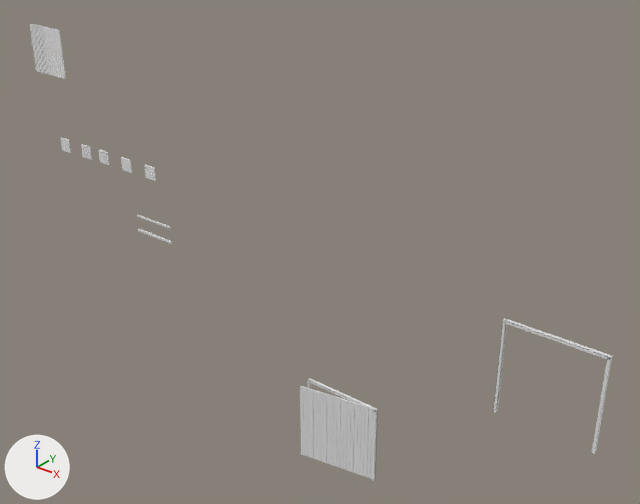
The Blender file generator/Rozwierana/rozwierana3.blend, before and after one commit.
The view is the same before and after, from a 50 mm lens placed at (11.46, -15.22, 15.51), pointed at (-1.49, 0.96, 5.47). The axes (+X, +Y, +Z) are drawn at lower left. The lights are the same throughout.

In view in the first picture: 'Cube.005', 'brama-uchylna', 'szyny', 'szyny-na-brame'.
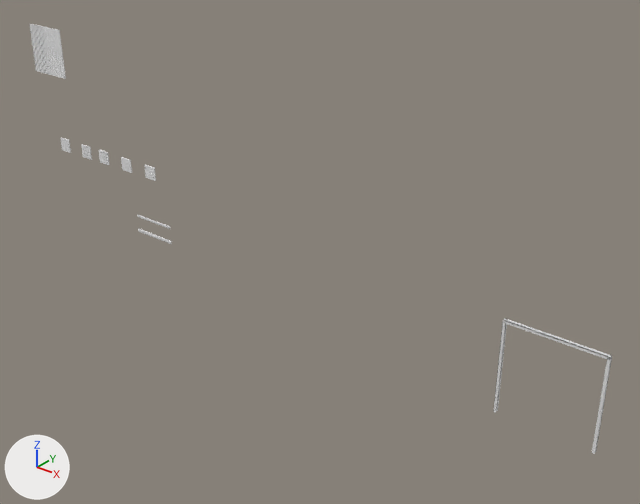
Changed parts and their boxes (x1, y1, x2, y2) in the pictures (640 x 504 px):
'brama-uchylna', deleted: before (300, 385, 377, 480)
'szyny', deleted: before (307, 378, 378, 481)

The change in detail:
Object 'brama-uchylna' (ob_brama_uchylna) is deleted.
Object 'szyny' (ob_szyny) is deleted.
